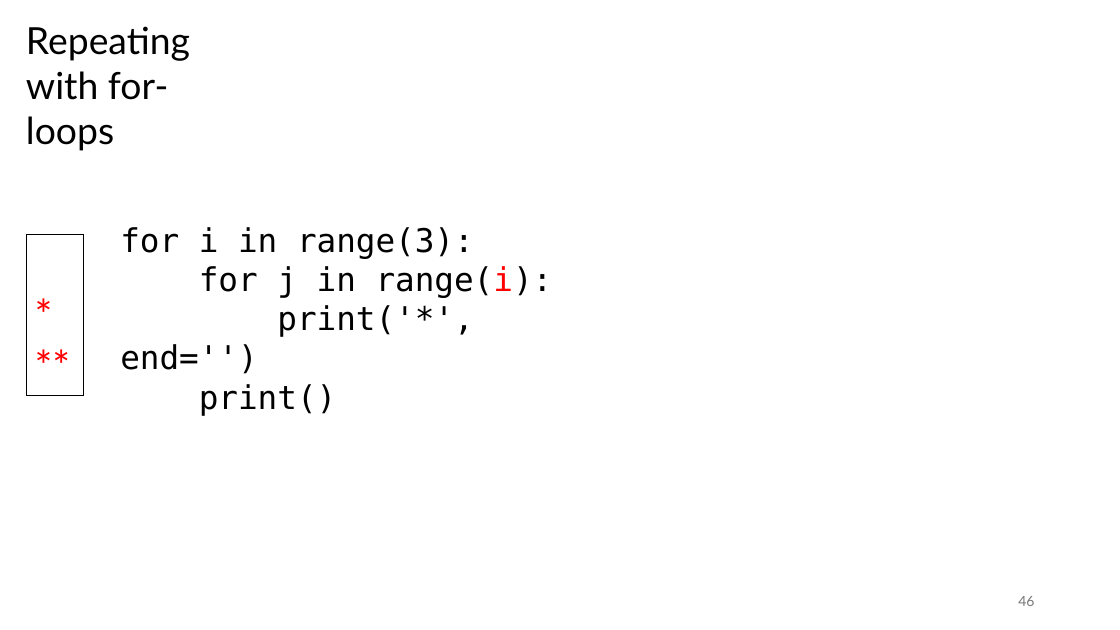
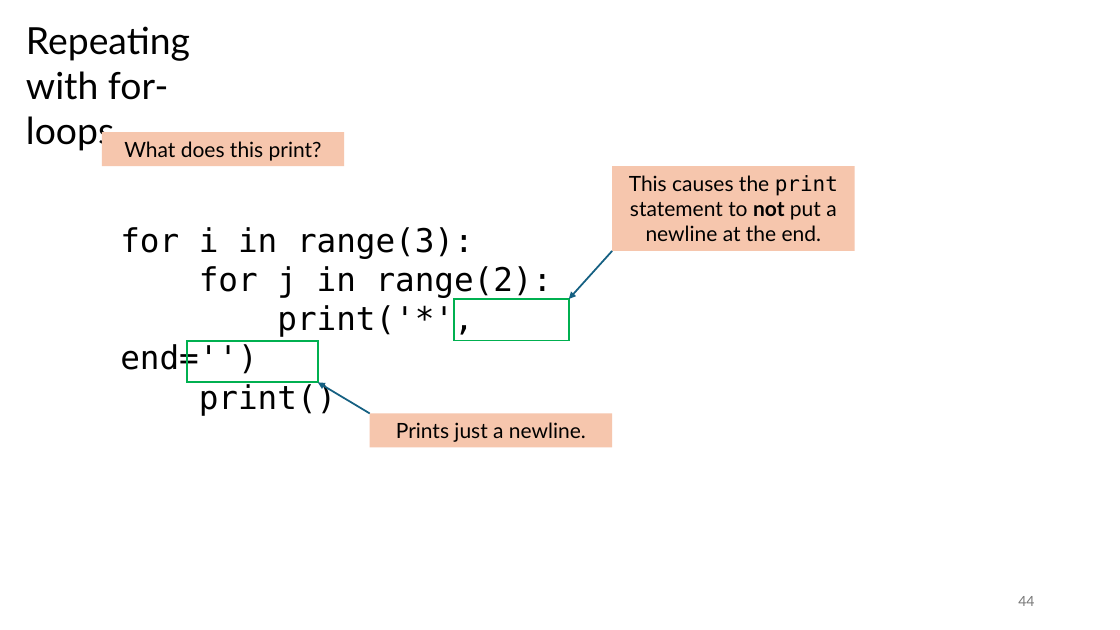
Before and after one commit to tjd1234/cmpt120spring2026, a slide deck: slide 44 of lecture_notes/chapter3/chapter3.pptx (slide 46 before the commit). Drawn at 1120x630 pixels with LibreOffice and Linux fonts; fonts in the diff are those of the drawing. Boxes give left, top, right and bottom in pixels: in the first picture for what was removed or moved away, otherwise in the second. Text is boxed around its words. In the diff, an @@ line names an element or a change of style, - is before the commit and + after.

```diff
--- a/lecture_notes/chapter3/chapter3.pptx
+++ b/lecture_notes/chapter3/chapter3.pptx
@@ rectangle added at bbox=[102, 132, 344, 166], fill #F6C6AD, 18 pt, text #000000 @@
+What does this print?
@@ rectangle added at bbox=[613, 166, 855, 251], fill #F6C6AD, 18 pt, text #000000 @@
+This causes the print statement to not put a newline at the end.
@@ rectangle removed at bbox=[26, 234, 83, 396] @@
-*
-**
@@ text at bbox=[199, 266, 553, 298]: text changed @@
-for j in range(i):
+for j in range(2):
@@ arrow added from (613, 251) to (569, 299), #156082 1.5 pt @@
@@ rectangle added at bbox=[454, 299, 569, 341], outline #00B050 1.5 pt @@
@@ rectangle added at bbox=[187, 341, 318, 383], outline #00B050 1.5 pt @@
@@ arrow added from (370, 413) to (318, 382), #156082 1.5 pt @@
@@ rectangle added at bbox=[370, 413, 613, 447], fill #F6C6AD, 18 pt, text #000000 @@
+Prints just a newline.
@@ page number at bbox=[1018, 596, 1034, 606]: text changed @@
-46
+44
```
Also in this commit, not shown: 15 other slides changed, 1 slide added, 16 other files.
